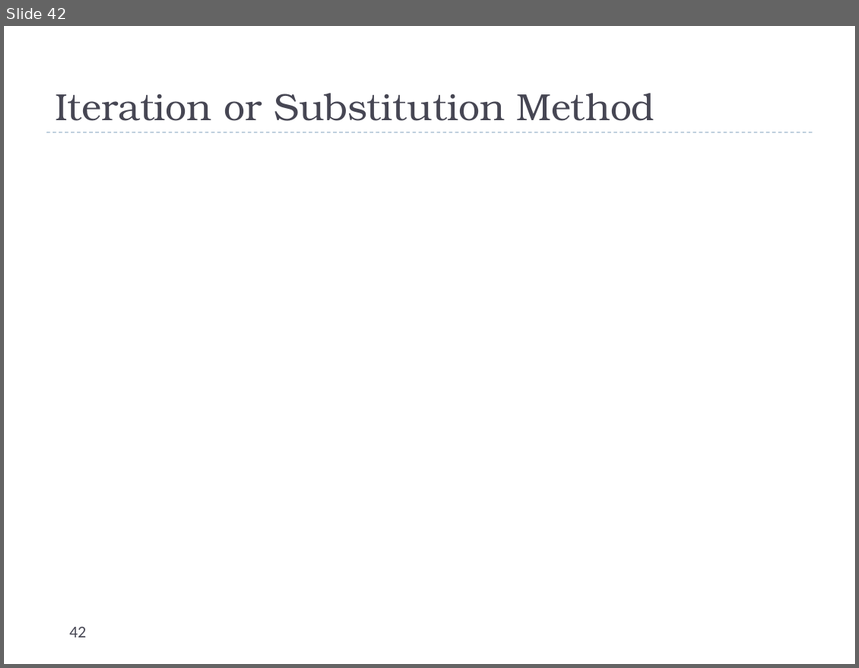
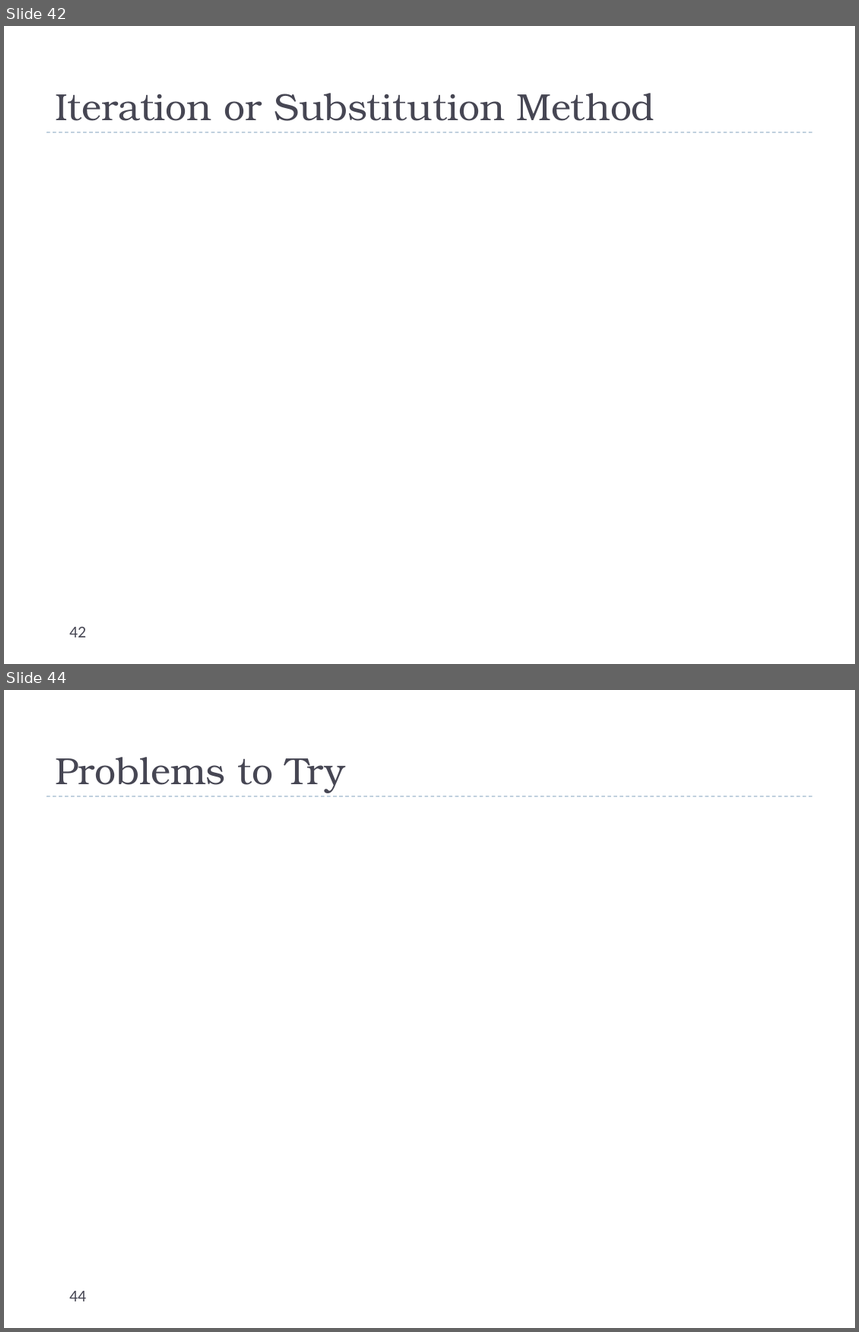
Before and after one commit to uva-cs/cs4102-f21, a slide deck: slides/recurrences.pptx. Shown one above the other, each under a label of ours: slide 42 before the commit, slides 42 and 44 after it; the slides between them are not shown. The pictures are 859x668 and 859x1332 pixels, drawn with LibreOffice and Linux fonts; fonts in the diff are those of the drawing; grey boxes stand for pictures. Boxes give left, top, right and bottom in pixels: in the first picture for what was removed or moved away, otherwise in the second. Text is boxed around its words. In the diff, an @@ line names an element or a change of style, - is before the commit and + after.

```diff
--- a/slides/recurrences.pptx
+++ b/slides/recurrences.pptx
@@ slide 44 added at <box>4,690,855,1328</box>, background #FFFFFF; not listed: 1 template element that a slide beside it also shows @@
@@ title added at <box>55,757,346,793</box>, 32 pt, text #464653 @@
+Problems to Try
@@ page number added at <box>69,1291,86,1302</box>, 14 pt, text #464653 @@
+44
```
Also in this commit, not shown: 2 other slides added.
